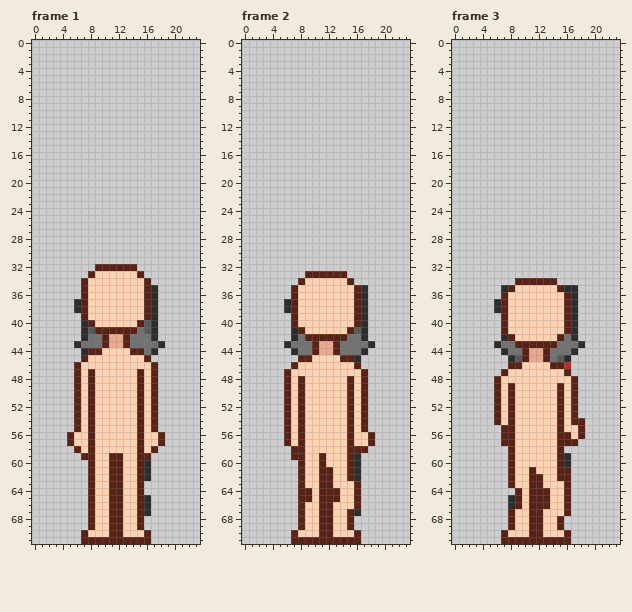
Two states of a pixel-art file, _Soyka/wd_cat_sidequest/cat_toss/cat_toss.aseprite. Above is the file before it was changed.
24x72 pixels, 21 frames. Shown: frame 1, frame 2, frame 3. The commit also changed other frames, which this record leaves out.
New version:
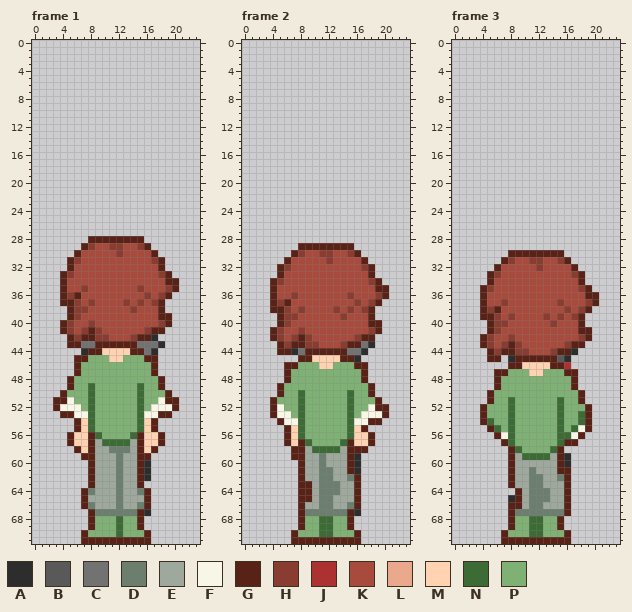
Palette (. is transparent): A #2d2d2d  B #595959  C #727272  D #6c7f6f  E #9ea89d  F #f8f6e7  G #592216  H #893c30  J #ac3232  K #a84a3c  L #eaa88c  M #ffd2b2  N #3c6b35  P #7fb174
Diff:
layer "forest" added
layer "forest_hair" added
--- frame 1, layers "forest_hair", "forest"
@@ x 0..23 @@
 27 ........................
-28 ........................
-29 ........................
-30 ........................
-31 ........................
-32 .........GGGGGG.........
-33 ........GMMMMMMG........
-34 .......GMMMMMMMMG.......
-35 .......GMMMMMMMMGA......
-36 .......GMMMMMMMMGA......
-37 ......AGMMMMMMMMGA......
-38 ......AGMMMMMMMMGA......
-39 .......GMMMMMMMMGA......
-40 .......AGMMMMMMGBA......
-41 .......ABGGGGGGCBA......
-42 .......ACCGLLGCCCA......
-43 ......ACCCGLLGCCCCA.....
+28 ........GGGGGGGG........
+29 .......GHKKHHKKHG.......
+30 ......GKKKKKHKKKKG......
+31 .....GHKKKKKKKKKKHG.....
+32 .....GKKKKKKKKKKKKG.....
+33 ....GHKKKKKKKKKKKKHG....
+34 ....GKKKKKKKKKKKKKKGG...
+35 ....GKKHKKKKKKKHKKKHG...
+36 ....GHGKKKKKKKKKHKHG....
+37 ....GGHKHKKKKHKHKHG.....
+38 .....GHHKKKKKKHKKKG.....
+39 .....GHKKKKKKKKKKKGG....
+40 ....GHKKHKKKKKKKKKHG....
+41 ....GHKHGHKKKKKKHGG.....
+42 .....GHGGHHKKKHGGA......
+43 .....GGCCGGGGGGCCCA.....
 44 .......AGGMMMMGGCA......
-45 .......GMMMMMMMMG.......
-46 ......GMMMMMMMMMMG......
-47 ......GMGMMMMMMGMG......
-48 ......GMGMMMMMMGMG......
-49 ......GMGMMMMMMGMG......
-50 ......GMGMMMMMMGMG......
-51 ......GMGMMMMMMGMG......
-52 ......GMGMMMMMMGMG......
-53 ......GMGMMMMMMGMG......
-54 ......GMGMMMMMMGMG......
-55 ......GMGMMMMMMGMG......
-56 .....GMMGMMMMMMGMMG.....
-57 .....GMMGMMMMMMGMMG.....
-58 ......GMGMMMMMMGMG......
-59 .......GGMMGGMMGG.......
-60 ........GMMGGMMGA.......
-61 ........GMMGGMMGA.......
-62 ........GMMGGMMGA.......
-63 ........GMMGGMMG........
-64 ........GMMGGMMG........
-65 ........GMMGGMMGA.......
-66 ........GMMGGMMGA.......
-67 ........GMMGGMMGA.......
-68 ........GMMGGMMG........
-69 ........GMMGGMMG........
-70 .......GMMMGGMMMG.......
+45 ......GGPPPMMPPPGG......
+46 ......GPPPPPPPPPPG......
+47 ......GPPPPPPPPPPG......
+48 .....GPPPPPPPPPPPPG.....
+49 .....GPPNPPPPPPNPPG.....
+50 ....GPPPNPPPPPPNPPPG....
+51 ...GGFPPNPPPPPPNPPFGG...
+52 ...GFFFPNPPPPPPNPFFFG...
+53 ....GGFFNPPPPPPNFFGG....
+54 ......GMNPPPPPPNMG......
+55 ......GMNPPPPPPNMG......
+56 .....GMMGNPPPPNGMMG.....
+57 .....GMMGENNNNEGMMG.....
+58 ......GMGEEDDDEGMG......
+59 .......GGEEEDEEGG.......
+60 ........GEEEDEEGA.......
+61 ........GEEEDEEGA.......
+62 ........GEEEDEEGA.......
+63 ........GEEEDEEG........
+64 .......GDEEEDEEDG.......
+65 .......GEEEEDEEEG.......
+66 .......GDEEEDEEDG.......
+67 ........GDDDDDDGA.......
+68 ........GPPPNPPG........
+69 ........GPPPNPPG........
+70 .......GPPPPNPPPG.......
 71 .......GGGGGGGGGG.......
--- frame 2, layers "forest_hair", "forest"
@@ x 0..23 @@
 28 ........................
-29 ........................
-30 ........................
-31 ........................
-32 ........................
-33 .........GGGGGG.........
-34 ........GMMMMMMG........
-35 .......GMMMMMMMMGA......
-36 .......GMMMMMMMMGA......
-37 ......AGMMMMMMMMGA......
-38 ......AGMMMMMMMMGA......
-39 .......GMMMMMMMMGA......
-40 .......GMMMMMMMMGA......
-41 .......AGMMMMMMGBA......
-42 .......ACGGGGGGCCA......
-43 ......ACCCGLLGCCCCA.....
-44 .......ACCGLLGCCCA......
+29 ........GGGGGGGG........
+30 .......GHKKHHKKHG.......
+31 ......GKKKKKHKKKKG......
+32 .....GHKKKKKKKKKKHG.....
+33 .....GKKKKKKKKKKKKG.....
+34 ....GHKKKKKKKKKKKKHG....
+35 ....GKKKKKKKKKKKKKKGG...
+36 ....GKKHKKKKKKKHKKKHG...
+37 ....GHGKKKKKKKKKHKHG....
+38 ....GGHKHKKKKHKHKHG.....
+39 .....GHHKKKKKKHKKKG.....
+40 .....GHKKKKKKKKKKKGG....
+41 ....GHKKHKKKKKKKKKHG....
+42 ....GHKHGHKKKKKKHGG.....
+43 .....GHGGHHKKKHGGCA.....
+44 .....GGACGGGGGGCCA......
 45 ........GGMMMMGGA.......
-46 .......GMMMMMMMMG.......
-47 ......GMMMMMMMMMMG......
-48 ......GMGMMMMMMGMG......
-49 ......GMGMMMMMMGMG......
-50 ......GMGMMMMMMGMG......
-51 ......GMGMMMMMMGMG......
-52 ......GMGMMMMMMGMG......
-53 ......GMGMMMMMMGMG......
-54 ......GMGMMMMMMGMG......
-55 ......GMGMMMMMMGMG......
-56 ......GMGMMMMMMGMMG.....
-57 ......GMGMMMMMMGMMG.....
-58 .......GGMMMMMMGGG......
-59 .......GGMMGMMMGA.......
-60 ........GMMGMMMGA.......
-61 ........GMMGGMMGA.......
-62 ........GMMGGMMGA.......
-63 ........GMMGGMMMG.......
-64 ........GGMGGGMMG.......
-65 ........GGMGGGMMG.......
-66 ........GMMGGMMMG.......
-67 ........GMMGGMMGA.......
-68 ........GMMGGMMG........
-69 ........GMMGGMMG........
-70 .......GMMMGGMMMG.......
+46 ......GGPPPMMPPPGG......
+47 ......GPPPPPPPPPPG......
+48 ......GPPPPPPPPPPG......
+49 .....GPPPPPPPPPPPPG.....
+50 .....GPPNPPPPPPNPPG.....
+51 ....GPPPNPPPPPPNPPPG....
+52 ....GFPPNPPPPPPNPPFGG...
+53 ....GFFPNPPPPPPNPFFFG...
+54 .....GFFNPPPPPPNFFGG....
+55 ......GMNPPPPPPNMG......
+56 ......GMNPPPPPPNMMG.....
+57 ......GMGNPPPPNGMMG.....
+58 .......GGENNNNEGGG......
+59 .......GGEEDEEEGA.......
+60 ........GEEDEEEGA.......
+61 ........GEEDDEEGA.......
+62 ........GEEDDEEDG.......
+63 ........GGEDDDEEG.......
+64 ........GGEDDDEEG.......
+65 ........GGEDDEEEG.......
+66 ........GEEDDEEDG.......
+67 ........GDDDDDDGA.......
+68 ........GPPNNPPG........
+69 ........GPPNNPPG........
+70 .......GPPPNNPPPG.......
 71 .......GGGGGGGGGG.......
--- frame 3, layers "forest_hair", "forest"
@@ x 0..23 @@
 29 ........................
-30 ........................
-31 ........................
-32 ........................
-33 ........................
-34 .........GGGGGG.........
-35 .......AGMMMMMMGAA......
-36 .......GMMMMMMMMGA......
-37 ......AGMMMMMMMMGA......
-38 ......AGMMMMMMMMGA......
-39 .......GMMMMMMMMGA......
-40 .......GMMMMMMMMGA......
-41 .......GMMMMMMMMGA......
-42 .......AGMMMMMMGCA......
-43 ......ACCGGGGGGCCCA.....
-44 .......ACCGLLGCCCA......
-45 ........ABGLLGCBA.......
+30 ........GGGGGGGG........
+31 .......GHKKHHKKHG.......
+32 ......GKKKKKHKKKKG......
+33 .....GHKKKKKKKKKKHG.....
+34 .....GKKKKKKKKKKKKG.....
+35 ....GHKKKKKKKKKKKKHG....
+36 ....GKKKKKKKKKKKKKKGG...
+37 ....GKKHKKKKKKKHKKKHG...
+38 ....GHGKKKKKKKKKHKHG....
+39 ....GGHKHKKKKHKHKHG.....
+40 .....GHHKKKKKKHKKKG.....
+41 .....GHKKKKKKKKKKKGG....
+42 ....GHKKHKKKKKKKKKHG....
+43 ....GHKHGHKKKKKKHGG.....
+44 .....GHGGHHKKKHGGA......
+45 .....GG.AGGGGGGBA.......
 46 ........GGMMMMGGJ.......
-47 .......GMMMMMMMMG.......
-48 ......GMMMMMMMMMMG......
-49 ......GMGMMMMMMGMG......
-50 ......GMGMMMMMMGMG......
-51 ......GMGMMMMMMGMG......
-52 ......GMGMMMMMMGMG......
-53 ......GMGMMMMMMGMG......
-54 ......GMGMMMMMMGMGG.....
-55 .......GGMMMMMMGMMG.....
-56 .......GGMMMMMMGGMG.....
-57 .......GGMMMMMMGGG......
-58 ........GMMMMMMG........
-59 ........GMMMMMMGA.......
-60 ........GMMMMMMGA.......
-61 ........GMMGMMMGG.......
-62 ........GMMGGMMGG.......
-63 ........GMMGGMMMG.......
-64 .........GMGGGMMG.......
-65 ........AGMGGGMMG.......
-66 ........AGMGGGMMG.......
-67 ........GMMGGMMMG.......
-68 ........GMMGGMMG........
-69 ........GMMGGMMG........
-70 .......GMMMGGMMMG.......
+47 ......GGPPPMMPPPGG......
+48 ......GPPPPPPPPPPG......
+49 ......GPPPPPPPPPPG......
+50 .....GPPPPPPPPPPPPG.....
+51 .....GPPNPPPPPPNPPG.....
+52 ....GPPPNPPPPPPNPPPG....
+53 ....GPPPNPPPPPPNPPNG....
+54 ....GNPPNPPPPPPNPPNG....
+55 .....GNPNPPPPPPNPNFG....
+56 ......GFNPPPPPPNNFG.....
+57 .......GNPPPPPPNGG......
+58 ........GNPPPPNG........
+59 ........GENNNNEGA.......
+60 ........GEEEEEEGA.......
+61 ........GEEDEEEGG.......
+62 ........GEEDDEEDG.......
+63 ........GEEDDEEEG.......
+64 .........GEDDDEEG.......
+65 ........AGEDDDEEG.......
+66 ........GGEDDEEEG.......
+67 ........GDDDDDDDG.......
+68 ........GPPNNPPG........
+69 ........GPPNNPPG........
+70 .......GPPPNNPPPG.......
 71 .......GGGGGGGGGG.......
